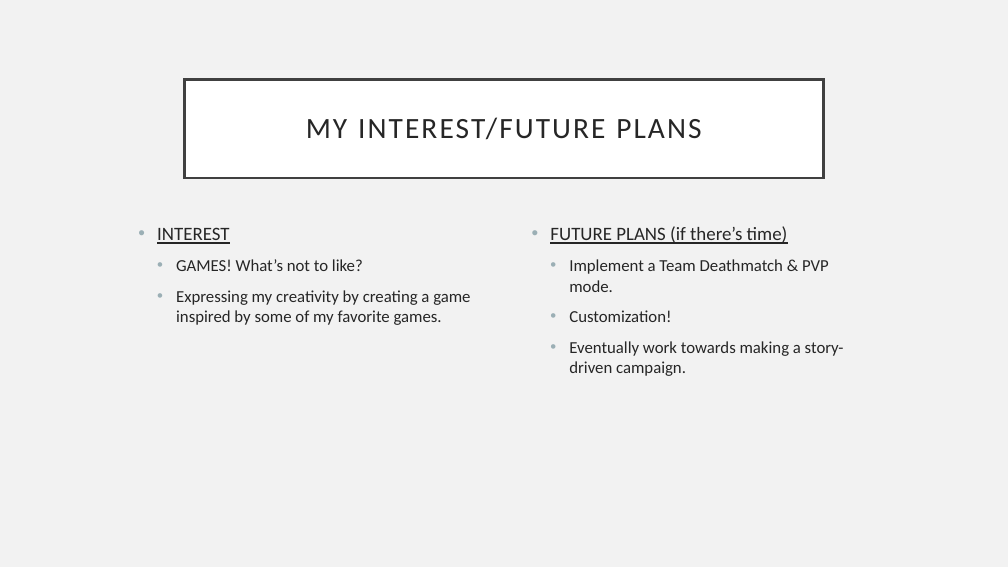
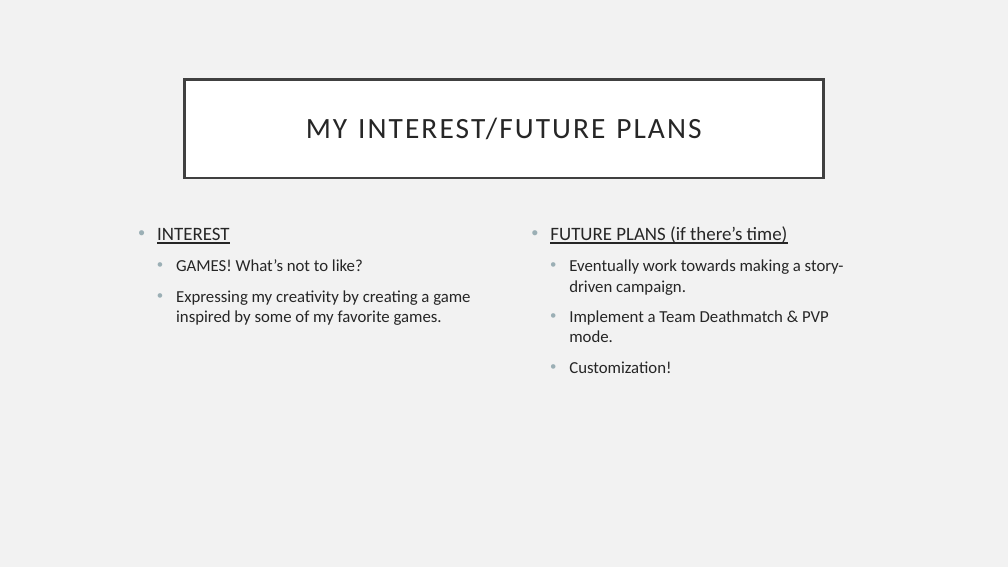
Before and after one commit to ronaldooeee/CMSI402, a slide deck: slide 4 of CMSI402 Project Proposal.pptx. Drawn at 1008x567 pixels with LibreOffice and Linux fonts; fonts in the diff are those of the drawing. Boxes give left, top, right and bottom in pixels: in the first picture for what was removed or moved away, otherwise in the second. Text is boxed around its words. In the diff, an @@ line names an element or a change of style, - is before the commit and + after.

```diff
--- a/CMSI402 Project Proposal.pptx
+++ b/CMSI402 Project Proposal.pptx
@@ text at (569,259,844,295): paragraph added @@
+  • Eventually work towards making a story-driven campaign.
@@ text at (569,341,844,376): paragraph removed @@
-  • Eventually work towards making a story-driven campaign.
```
Also in this commit, not shown: 1 other slide changed.
